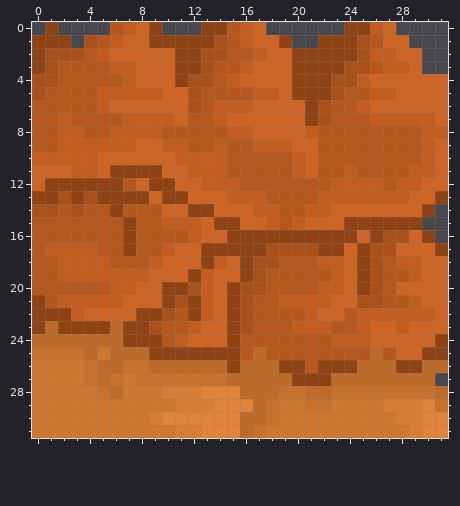
Pixel-art sprite: Jump the Gun/Assets/Sprites/Underground_Desert/Underground_Desert_Tile_BottomLeft.png. This is how it looked before the edit.
The file is 96x96 pixels, drawn in blocks of 3x3; one block is one cell here.
And afterwards:
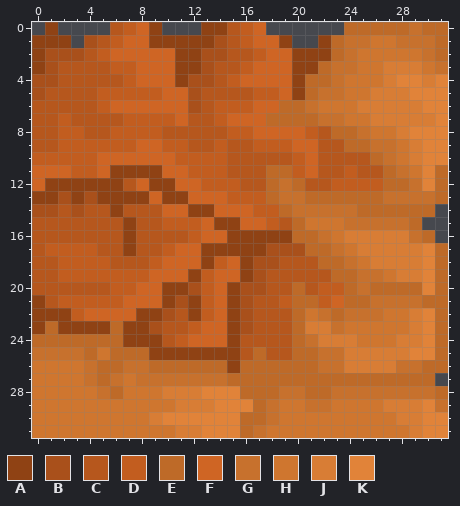
Palette (. is transparent): A #8f4214  B #a9501b  C #b6571d  D #c25d1f  E #be6a28  F #cf6524  G #c7712d  H #cf762f  J #d87d35  K #e18339
Commit message: Added new bottom left and right tiles
Difference:
Changed rows in their new state; - is an unchanged pixel.
first column x 18:
 0 ------EEEEEGEE
 1 -----EGGHHGGGE
 2 -----EGHHHHHGE
 3 ----EGGHHJJJHG
 4 ---EEGHHHJKKJK
 5 ---EGGHHJJJKKK
 6 -EEGHHHJJJJJKK
 7 EEEEGGHHJJJJJK
 8 -----EEGHHJKKK
 9 ------EEGGHJKK
10 --------EGHJKK
11 EE-------EGHKE
12 EGE------EEGKE
13 EGGEEEEEEGGGGE
14 -EGGGGGEEEEEE-
15 --EHHHGGGGGE--
16 --EEGHJJJJJGE-
17 ---EEGHJJJJJKE
18 ----EEGHJJJJKE
19 -----EEGGHJJKE
20 --E---EGEEEEKE
21 --EE--EEGGGGEE
22 --EHGEGGGHHJKE
23 --EJJGHHHHHJKE
24 --EGJJJHHHJJKE
25 --EEGGJJJJJKKE
26 -EEEGGJJJJGG--
27 --EEE---------
